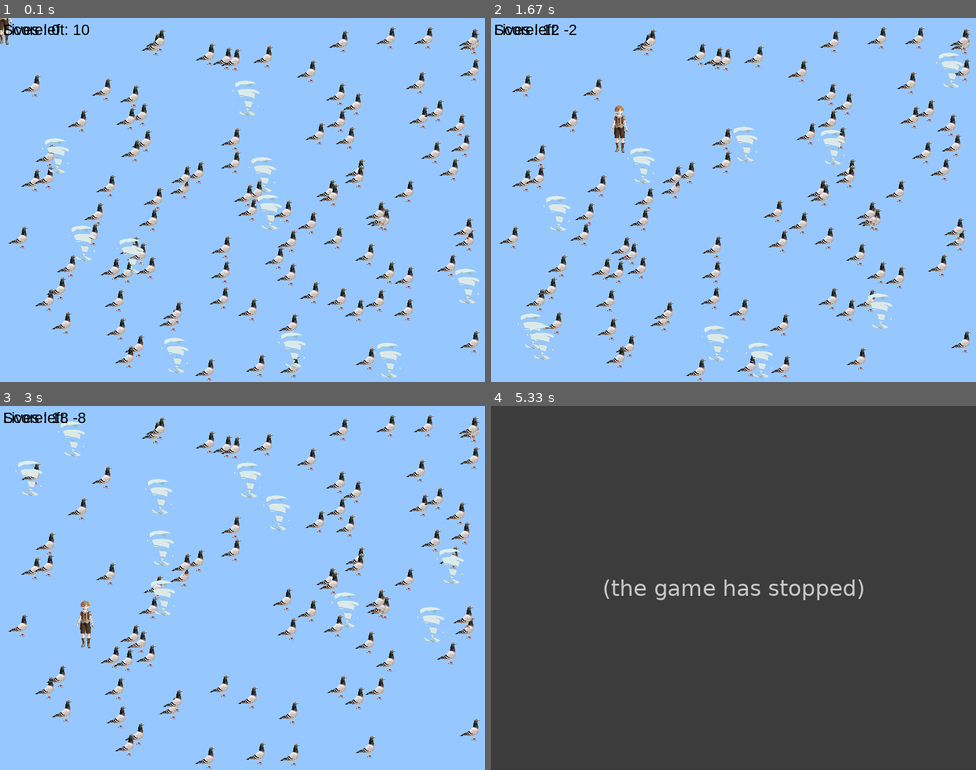
Above: before the commit, frames 1-4 (two rows, left to right).
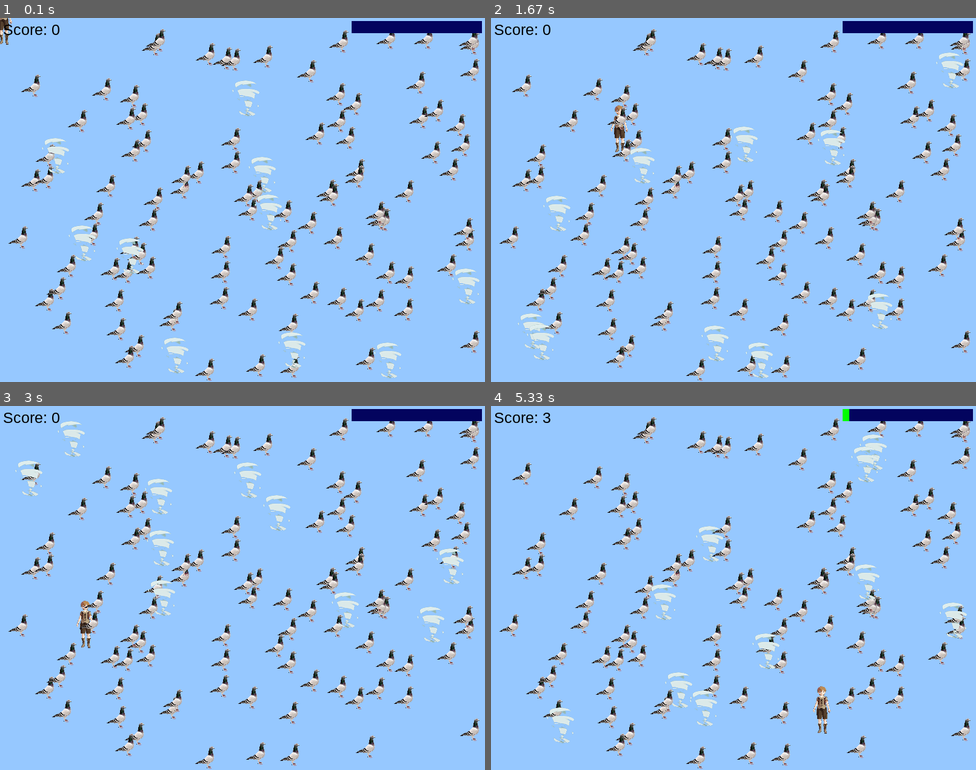
Above: after the commit, the same moments.

Repository: CT102005/Image_Magic
Game: pygame game, started from collecting_blocks.py
Same seed, same stepped clock (60 frames per second), same inputs: the game is played once before the commit and once after it.
Inputs (mouse positions are in pixels of both pictures, inside the frame that each line leads up to):
- Up to frame 1 (0.1 s): no input
- Up to frame 2 (1.67 s): click (733, 200) at 0.38 s; click (782, 280) at 0.72 s; click (912, 327) at 1.05 s; click (617, 127) at 1.38 s
- Up to frame 3 (3 s): click (242, 631) at 1.72 s; click (174, 511) at 2.05 s; click (412, 682) at 2.38 s; click (87, 624) at 2.72 s
- Up to frame 4 (5.33 s): click (592, 518) at 3.05 s; click (617, 653) at 3.38 s; click (908, 671) at 3.72 s; click (588, 722) at 4.05 s; click (583, 609) at 4.38 s; click (903, 584) at 4.75 s; click (820, 708) at 5.22 s

The runs differ from the first frame. In frame 1, 1.1% of the frame differs, in the area x 0-100%, y 0-5%; in frame 2, 2.0%; in frame 3, 2.5%; in frame 4, 99%, in the area x 0-100%, y 0-100%.
Before the commit the program exited at 5.02 s; later frames show no game.

Commit message:
Added hp, a health bar, and lives

Diff:
--- a/collecting_blocks.py
+++ b/collecting_blocks.py
@@ -28,6 +28,8 @@
             representation of our Block
         rect: numerical representation of
             our Block [x, y, width, height]
+        hp: describe how much
+            health our player has
         """
     def __init__(self) -> None:
         # Call the superclass constructor
@@ -37,7 +39,13 @@
         self.image = pygame.transform.scale(self.image, (36, 81))
         # Based on the image, create a rectangle for the block
         self.rect = self.image.get_rect()
-        self.lasttimecollided = 0
+        # Initial health points
+        self.hp = 250
+
+    def hp_remaining(self) -> float:
+        """Return the percent of health remaining"""
+        return self.hp / 250
+
 
 class Block(pygame.sprite.Sprite):
     """Describes a block object
@@ -186,7 +194,7 @@
         all_sprites.update()
 
         # Check all collisions between the player and all blocks
-        blocks_collided = pygame.sprite.spritecollide(player, block_sprites, True)
+
 
         # Check all collisions between the player and all enemies
         enemies_collided = pygame.sprite.spritecollide(player, enemy_sprites, False)
@@ -194,20 +202,24 @@
         # Set a time for invincibility at the beginning of the
         if time.time() - time_start > time_invincible:
             for enemy in enemies_collided:
+                player.hp -= 1
+                print(f"{player.hp}")
                 if len(enemies_collided) > 1:
-                    done = True
+                    # done = True
                     print("GAME OVER!!")
 
-
-        for block in blocks_collided:
-            score += 1
-            print(f"Score: {score}")
+            blocks_collided = pygame.sprite.spritecollide(player, block_sprites, True)
+            for block in blocks_collided:
+                score += 1
+                print(f"Score: {score}")
+
+
         # mouse_pos = player.rect.x) + 3, player.rect.y
 
         enemies_collided = pygame.sprite.spritecollide(player, enemy_sprites, False)
 
         for enemy in enemies_collided:
-        # Add in lasttimecollided
+        # TODO Add in lasttimecollided
             print(f"Enemy Collided!")
 
 
@@ -229,10 +241,19 @@
             (5, 5)
         )
 
-        screen.blit(
-            font.render(f"Lives left: {10 - score}", True, BLACK),
-            (5, 5)
-        )
+        #screen.blit(
+            #font.render(f"Lives left: {10 - int()}", True, BLACK),
+           #(600, 5)
+       # )
+
+        # Draw a health bar
+        # Draw the background rectangle
+        pygame.draw.rect(screen, NAVY_BLUE, [580, 5, 215, 20])
+
+        # Draw the foreground rectangle which represents the remaining health
+        life_remaining = 215 - (215 * player.hp_remaining())
+        pygame.draw.rect(screen, GREEN, [580, 5, life_remaining, 20])
+
         # Update the screen
         pygame.display.flip()
 
